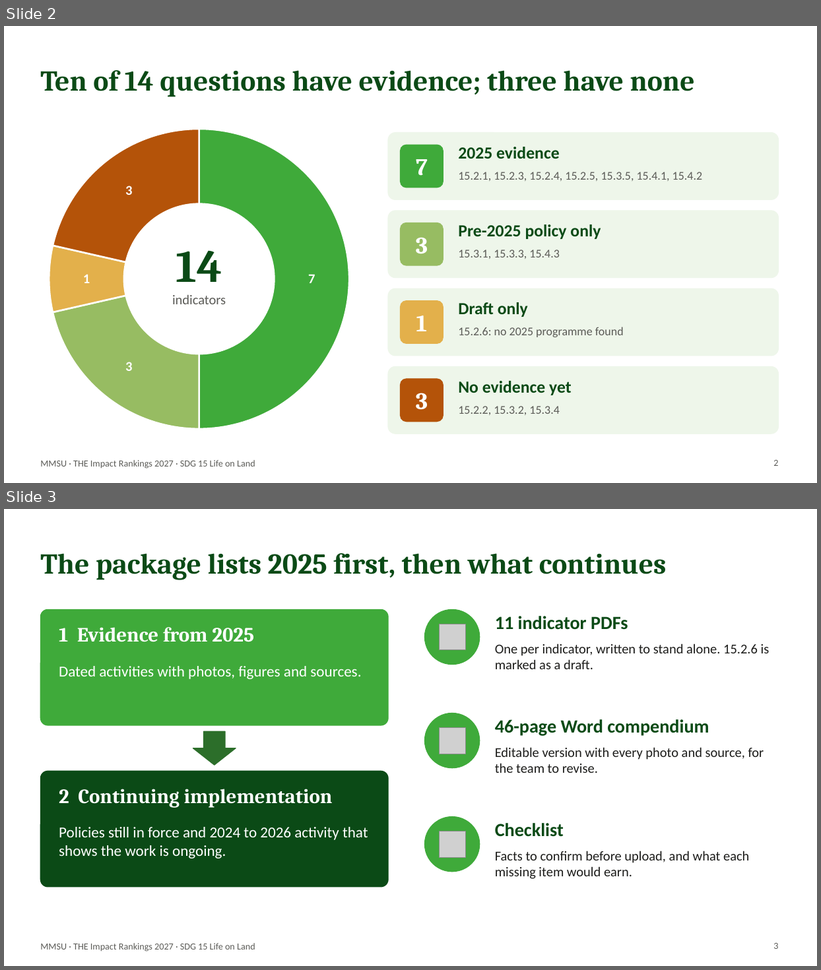
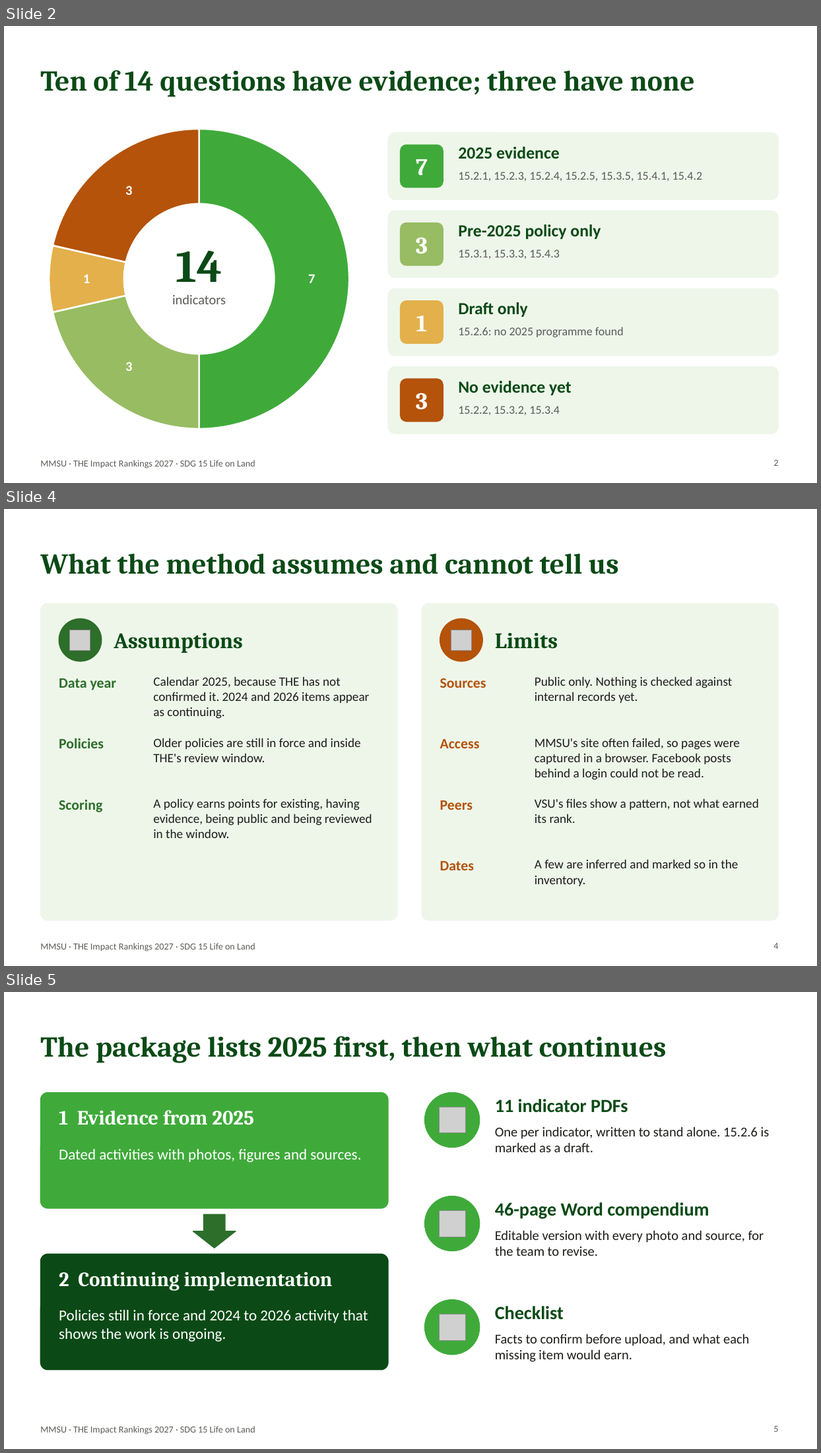
Before and after one commit to BhinoSTV/MMSUGreenDashboard, a slide deck: submission/sdg15/team-update/SDG15_Team_Update_2026-10-30.pptx. Shown one above the other, each under a label of ours: slides 2 and 3 before the commit, slides 2, 4 and 5 after it; the slides between them are not shown. The pictures are 821x970 and 821x1453 pixels, drawn with LibreOffice and Linux fonts; fonts in the diff are those of the drawing; grey boxes stand for pictures. Boxes give left, top, right and bottom in pixels: in the first picture for what was removed or moved away, otherwise in the second. Text is boxed around its words. In the diff, an @@ line names an element or a change of style, - is before the commit and + after.

```diff
--- a/submission/sdg15/team-update/SDG15_Team_Update_2026-10-30.pptx
+++ b/submission/sdg15/team-update/SDG15_Team_Update_2026-10-30.pptx
@@ slide 4 added at (x1=4, y1=509, x2=817, y2=966), background #FFFFFF; not listed: 1 template element that a slide beside it also shows @@
@@ title added at (x1=40, y1=553, x2=619, y2=574), 34 pt, text #0B4A16, bold @@
+What the method assumes and cannot tell us
@@ rounded rectangle added at (x1=40, y1=603, x2=397, y2=921), fill #EEF6EA, outline #EEF6EA 1 pt @@
@@ rounded rectangle added at (x1=422, y1=603, x2=779, y2=921), fill #EEF6EA, outline #EEF6EA 1 pt @@
@@ ellipse added at (x1=59, y1=619, x2=102, y2=661), fill #2C6E2A, outline #2C6E2A 1 pt @@
@@ ellipse added at (x1=440, y1=619, x2=483, y2=661), fill #B45309, outline #B45309 1 pt @@
@@ picture added at (x1=70, y1=630, x2=90, y2=650) @@
@@ text added at (x1=114, y1=633, x2=243, y2=653), 26 pt, text #0B4A16, bold @@
+Assumptions
@@ picture added at (x1=451, y1=630, x2=472, y2=650) @@
@@ text added at (x1=495, y1=633, x2=558, y2=649), 26 pt, text #0B4A16, bold @@
+Limits
@@ text added at (x1=59, y1=679, x2=117, y2=691), 17 pt, text #2C6E2A, bold @@
+Data year
@@ text added at (x1=153, y1=677, x2=370, y2=719), 15 pt, text #1D1D1B @@
+Calendar 2025, because THE has not confirmed it. 2024 and 2026 items appear as continuing.
@@ text added at (x1=440, y1=678, x2=486, y2=688), 17 pt, text #B45309, bold @@
+Sources
@@ text added at (x1=535, y1=677, x2=732, y2=703), 15 pt, text #1D1D1B @@
+Public only. Nothing is checked against internal records yet.
@@ text added at (x1=59, y1=738, x2=104, y2=749), 17 pt, text #2C6E2A, bold @@
+Policies
@@ text added at (x1=153, y1=738, x2=361, y2=762), 15 pt, text #1D1D1B @@
+Older policies are still in force and inside THE's review window.
@@ text added at (x1=440, y1=739, x2=480, y2=749), 17 pt, text #B45309, bold @@
+Access
@@ text added at (x1=535, y1=738, x2=740, y2=780), 15 pt, text #1D1D1B @@
+MMSU's site often failed, so pages were captured in a browser. Facebook posts behind a login could not be read.
@@ text added at (x1=59, y1=799, x2=102, y2=813), 17 pt, text #2C6E2A, bold @@
+Scoring
@@ text added at (x1=153, y1=799, x2=372, y2=838), 15 pt, text #1D1D1B @@
+A policy earns points for existing, having evidence, being public and being reviewed in the window.
@@ text added at (x1=440, y1=801, x2=473, y2=810), 17 pt, text #B45309, bold @@
+Peers
@@ text added at (x1=535, y1=799, x2=759, y2=823), 15 pt, text #1D1D1B @@
+VSU's files show a pattern, not what earned its rank.
@@ text added at (x1=440, y1=861, x2=474, y2=871), 17 pt, text #B45309, bold @@
+Dates
@@ text added at (x1=535, y1=859, x2=738, y2=887), 15 pt, text #1D1D1B @@
+A few are inferred and marked so in the inventory.
@@ page number added at (x1=774, y1=943, x2=778, y2=949), 11 pt, text #5B5B57 @@
+4
@@ what was slide 3 is now slide 5 @@
@@ page number at (x1=774, y1=1426, x2=778, y2=1432): text changed @@
-3
+5
```
Also in this commit, not shown: 1 other slide added, 1 other file.
